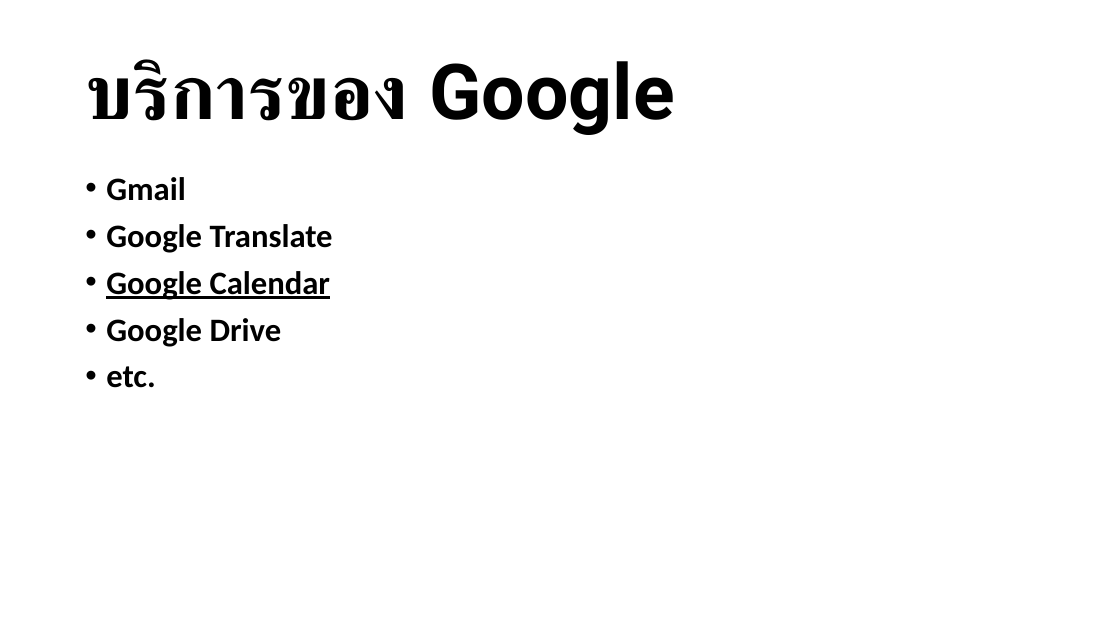
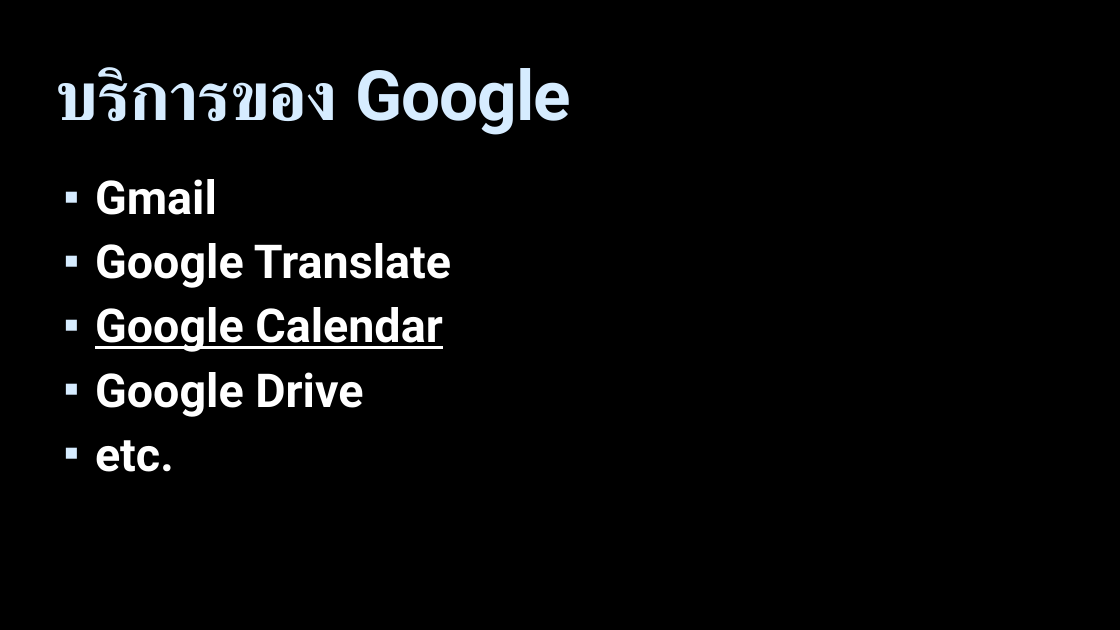
Before and after one commit to bratchasak/gcalendar, a slide deck: slide 4 of Google Calendar.pptx (slide 3 before the commit). Drawn at 1120x630 pixels with LibreOffice and Linux fonts; fonts in the diff are those of the drawing. Boxes give left, top, right and bottom in pixels: in the first picture for what was removed or moved away, otherwise in the second. Text is boxed around its words. In the diff, an @@ line names an element or a change of style, - is before the commit and + after.

```diff
--- a/Google Calendar.pptx
+++ b/Google Calendar.pptx
@@ background #FFFFFF to #000000 @@
@@ title "บริการของ Google": place and size @@
-title "บริการของ Google" at bbox=[85, 59, 674, 135]
+title "บริการของ Google" at bbox=[56, 67, 571, 135]
@@ title "บริการของ Google" at bbox=[56, 67, 571, 135]: size 66 to 59.4 pt, text colour #000000 to #D6ECFF, letter spacing 0 to -1 pt; line spacing 0.9 to 1; vertical alignment middle to top @@
@@ rectangle added at bbox=[27, 62, 28, 96], fill #000000 @@
@@ rectangle added at bbox=[30, 62, 31, 96], fill #000000 @@
@@ rectangle added at bbox=[33, 62, 36, 96], fill #000000 @@
@@ text "Gmail": place and size @@
-text "Gmail" at bbox=[106, 177, 333, 388]
+text "Gmail" at bbox=[95, 179, 451, 472]
@@ text "Gmail" at bbox=[95, 179, 451, 472]: size 28 to 40 pt, font Calibri to Roboto, text colour #000000 to #FFFFFF; bullet • to ▪; line spacing 0.9 to 1; less space between paragraphs @@
```
Also in this commit, not shown: 21 other slides changed, 2 slides added, 1 slide removed, 1 other file.
